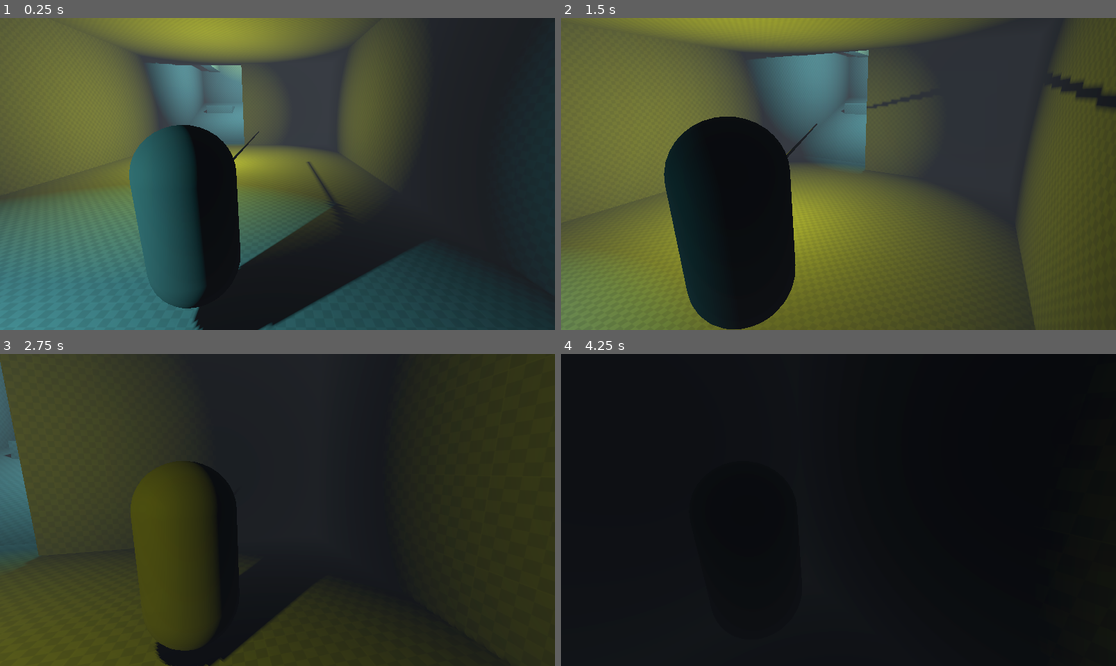
Above: before the commit, frames 1-4 (two rows, left to right).
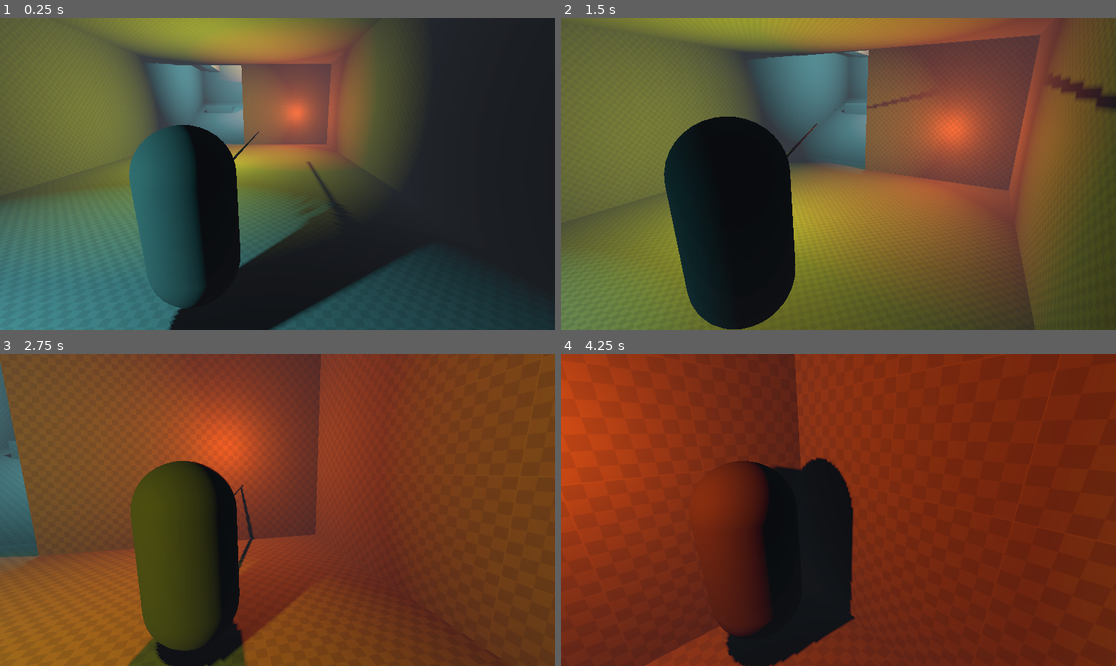
Above: after the commit, the same moments.

Repository: InTheBox-YT/GAME_JAM
Game: Godot game, scene res://scenes/world.tscn
Same seed, same stepped clock (60 frames per second), same inputs: the game is played once before the commit and once after it.
Inputs (mouse positions are in pixels of both pictures, inside the frame that each line leads up to):
- Up to frame 1 (0.25 s): no input
- Up to frame 2 (1.5 s): move the mouse to (866, 174) at 0.52 s; hold Shift (Run) 0.53-1.28 s; hold W (Up) from 0.53 s (still down); tap Space (Jump) at 0.77 s; move the mouse to (810, 174) at 1.27 s; tap C (Zoom) at 1.35 s
- Up to frame 3 (2.75 s): keep holding W (Up); tap Space (Jump) at 1.52 s; move the mouse to (288, 503) at 2.02 s; hold Shift (Run) from 2.03 s (still down)
- Up to frame 4 (4.25 s): keep holding W (Up); move the mouse to (832, 516) at 2.77 s; release Shift (Run) at 2.78 s; tap C (Zoom) at 2.85 s; tap Space (Jump) at 3.02, 3.77 s; move the mouse to (877, 513) at 3.52 s; hold Shift (Run) from 3.53 s (still down)

The runs differ from the first frame. In frame 1, 11% of the frame differs, in the area x 28-70%, y 3-100%; in frame 2, 35%; in frame 3, 86%; in frame 4, 90%, in the area x 0-100%, y 0-100%.

Commit message:
gut

Diff:
--- a/scenes/Map.tscn
+++ b/scenes/Map.tscn
@@ -1,7 +1,8 @@
-[gd_scene load_steps=5 format=3 uid="uid://dvg2o6pb6ba56"]
+[gd_scene load_steps=6 format=3 uid="uid://dvg2o6pb6ba56"]
 
 [ext_resource type="Material" uid="uid://d1deego7mdsfe" path="res://Materials/GridFloor.tres" id="1_hnknw"]
 [ext_resource type="Material" uid="uid://cw1na8ls13hx8" path="res://Materials/WallGrid.tres" id="2_f7cnu"]
+[ext_resource type="PackedScene" uid="uid://3at00qcw8mv8" path="res://Models/model.dae" id="2_hxynw"]
 [ext_resource type="Material" uid="uid://dycdgi6o1h7jp" path="res://Materials/GridFloor2Move.tres" id="3_skmkj"]
 
 [sub_resource type="Environment" id="Environment_604yo"]
@@ -45,6 +46,24 @@
 shadow_enabled = true
 omni_range = 8.86186
 
+[node name="Light9" type="OmniLight3D" parent="Lighs"]
+transform = Transform3D(1, 0, 0, 0, 1, 0, 0, 0, 1, -0.138854, 11.1255, -7.13101)
+light_color = Color(0.910028, 0.263639, 1.92523e-07, 1)
+shadow_enabled = true
+omni_range = 8.86186
+
+[node name="Light10" type="OmniLight3D" parent="Lighs"]
+transform = Transform3D(1, 0, 0, 0, 1, 0, 0, 0, 1, 1.48389, 5.56112, -5.42121)
+light_color = Color(0.910028, 0.263639, 1.92523e-07, 1)
+shadow_enabled = true
+omni_range = 8.86186
+
+[node name="Light11" type="OmniLight3D" parent="Lighs"]
+transform = Transform3D(1, 0, 0, 0, 1, 0, 0, 0, 1, 2.42497, 2.54681, 3.11121)
+light_color = Color(0.910028, 0.263639, 1.92523e-07, 1)
+shadow_enabled = true
+omni_range = 8.86186
+
 [node name="Light2" type="OmniLight3D" parent="Lighs"]
 transform = Transform3D(1, 0, 0, 0, 1, 0, 0, 0, 1, -2.13202, 2.5383, 9.70292)
 light_color = Color(1, 1, 0, 1)
@@ -68,6 +87,9 @@
 light_energy = 0.677
 shadow_enabled = true
 omni_range = 17.356
+
+[node name="model" parent="Lighs" instance=ExtResource("2_hxynw")]
+transform = Transform3D(1, 0, 0, 0, 1, 0, 0, 0, 1, -5.72388, 1.88053, 5.81307)
 
 [node name="CSGSphere3D" type="CSGSphere3D" parent="."]
 transform = Transform3D(1, 0, 0, 0, 1, 0, 0, 0, 1, -9.51985, 0.792858, 16.5035)
@@ -106,10 +128,10 @@
 [node name="UnsizeableObjects" type="Node3D" parent="."]
 
 [node name="CSGBox3D4" type="CSGBox3D" parent="UnsizeableObjects"]
-transform = Transform3D(-1, 0, -8.74228e-08, 0, 1, 0, 8.74228e-08, 0, -1, -8.21839, 6.86212, 5.55306)
+transform = Transform3D(-1, 0, -8.74228e-08, 0, 1, 0, 8.74228e-08, 0, -1, -8.21839, 6.86212, 3.79094)
 material_override = ExtResource("1_hnknw")
 use_collision = true
-size = Vector3(0.583984, 13.6459, 37.1666)
+size = Vector3(0.583984, 13.6459, 40.6908)
 material = ExtResource("2_f7cnu")
 
 [node name="CSGBox3D" type="CSGBox3D" parent="UnsizeableObjects"]
@@ -119,16 +141,16 @@
 material = ExtResource("1_hnknw")
 
 [node name="CSGBox3D2" type="CSGBox3D" parent="UnsizeableObjects"]
-transform = Transform3D(1, 0, 0, 0, 1, 0, 0, 0, 1, 5.26074, 6.90401, 5.56778)
+transform = Transform3D(1, 0, 0, 0, 1, 0, 0, 0, 1, 5.26074, 6.90401, 3.79822)
 material_override = ExtResource("1_hnknw")
 use_collision = true
-size = Vector3(0.583984, 13.7296, 37.1708)
+size = Vector3(0.583984, 13.7296, 40.7099)
 
 [node name="CSGBox3D3" type="CSGBox3D" parent="UnsizeableObjects"]
-transform = Transform3D(1, 0, 0, 0, 1, 0, 0, 0, 1, -1.27461, 4.9561, -10.4183)
+transform = Transform3D(1, 0, 0, 0, 1, 0, 0, 0, 1, -1.25937, 4.9561, -12.2016)
 material_override = ExtResource("1_hnknw")
 use_collision = true
-size = Vector3(13.6547, 9.83382, 5.14123)
+size = Vector3(13.6242, 9.83382, 8.70782)
 material = ExtResource("1_hnknw")
 
 [node name="CSGBox3D9" type="CSGBox3D" parent="UnsizeableObjects"]
@@ -138,9 +160,9 @@
 size = Vector3(7.0509, 7.13869, 2.85352)
 
 [node name="CSGBox3D13" type="CSGBox3D" parent="UnsizeableObjects"]
-transform = Transform3D(1, 0, 0, 0, 1, 0, 0, 0, 1, -1.74006, 13.7959, 5.39089)
+transform = Transform3D(1, 0, 0, 0, 1, 0, 0, 0, 1, -1.74006, 13.7959, 3.64347)
 use_collision = true
-size = Vector3(14.555, 0.552734, 37.3687)
+size = Vector3(14.555, 0.552734, 40.8635)
 material = ExtResource("1_hnknw")
 
 [node name="CSGBox3D7" type="CSGBox3D" parent="UnsizeableObjects"]
Not shown, added: Models/MagnifyingGlass.obj
Not shown, added: Models/MagnifyingGlass.obj.import
Binary file added: Models/diffuse.jpg
Not shown, added: Models/diffuse.jpg.import
Not shown, added: Models/model.dae
Not shown, added: Models/model.dae.import
